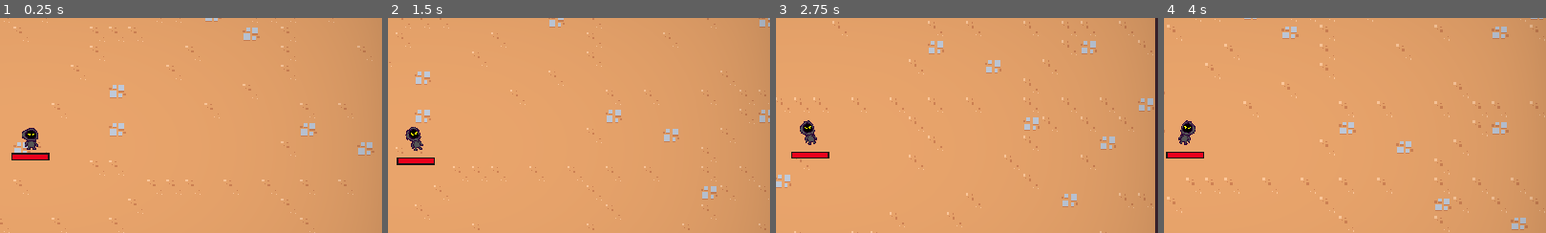
Above: before the commit, frames 1-4 (left to right).
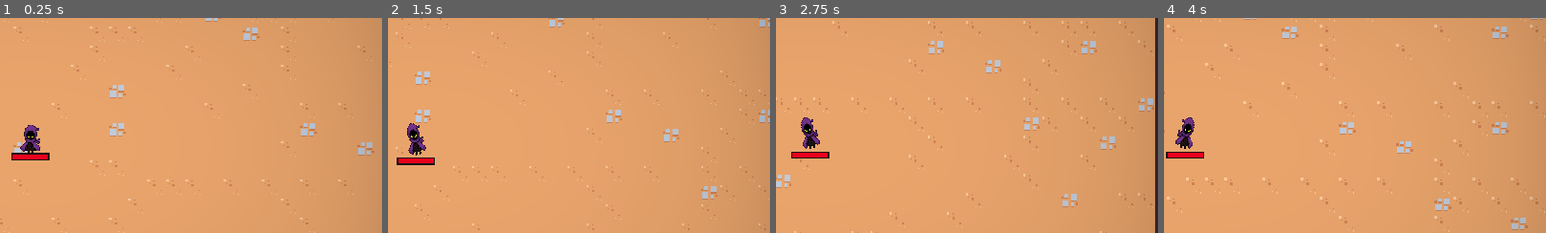
Above: after the commit, the same moments.

Repository: RyanLeB/Shrouded
Game: Godot game, scene res://Scenes/Main/main.tscn
The game is run twice, just before and just after one commit, with the same random seed, the same clock (stepped at 60 frames per second) and the same inputs.
Inputs (mouse positions are % of the whole screen's width and height, from its top left):
- Up to frame 1 (0.25 s): no input
- Up to frame 2 (1.5 s): move the mouse to (72, 45) at 0.52 s; press the mouse at (72, 45) at 0.53 s; hold D (move_right) 0.53-1.28 s; move the mouse to (30, 55) at 1.27 s; release the mouse at (30, 55) at 1.28 s; hold S (move_down) from 1.28 s (still down); click (30, 55) at 1.35 s
- Up to frame 3 (2.75 s): move the mouse to (60, 28) at 2.02 s; release S (move_down) at 2.03 s; press the mouse at (60, 28) at 2.03 s; hold D (move_right) from 2.03 s (still down)
- Up to frame 4 (4 s): move the mouse to (45, 70) at 2.77 s; release D (move_right) at 2.78 s; release the mouse at (45, 70) at 2.78 s; hold W (move_up) 2.78-3.53 s; click (45, 70) at 2.85 s; move the mouse to (80, 65) at 3.52 s; press the mouse at (80, 65) at 3.53 s; hold A (move_left) from 3.53 s (still down)
The pictures show only the part of the screen within x 46-96%, y 20-70%; the shares and areas given below are measured in that part.

The runs differ from the first frame. In frame 1, 0.4% of the frame differs, in the area x 5-11%, y 49-63%; in frame 2, 0.4%; in frame 3, 0.4%; in frame 4, 0.4%.

Commit message:
testing sprites in engine

Diff:
--- a/Scenes/game_object/Player/player.tscn
+++ b/Scenes/game_object/Player/player.tscn
@@ -4,7 +4,7 @@
 [ext_resource type="PackedScene" uid="uid://daejyk1n81nqr" path="res://Scenes/component/health_component.tscn" id="2_12ktq"]
 [ext_resource type="PackedScene" uid="uid://d1vp7nohu6nbc" path="res://Scenes/component/velocity_component.tscn" id="2_rp1qu"]
 [ext_resource type="PackedScene" uid="uid://c5og622r3s70n" path="res://Scenes/Ability/sword_ability_controller/sword_ability_controller.tscn" id="2_tyonw"]
-[ext_resource type="Texture2D" uid="uid://ds6cclediub2j" path="res://Scenes/game_object/GreyHoodguy1.png" id="4_wn8e4"]
+[ext_resource type="Texture2D" uid="uid://bkxfufypjoxqd" path="res://Pixels resources/Characters/Character-40.png" id="5_bpft4"]
 
 [sub_resource type="Animation" id="Animation_vm5y7"]
 length = 0.001
@@ -162,7 +162,7 @@
 [node name="Sprite2D" type="Sprite2D" parent="Visuals"]
 position = Vector2(0, -3)
 scale = Vector2(0.6, 0.6)
-texture = ExtResource("4_wn8e4")
+texture = ExtResource("5_bpft4")
 offset = Vector2(0, -8)
 
 [node name="CollisionArea2D" type="Area2D" parent="."]
@@ -171,8 +171,9 @@
 collision_mask = 8
 
 [node name="CollisionShape2D" type="CollisionShape2D" parent="CollisionArea2D"]
+position = Vector2(0, 3)
 shape = SubResource("CircleShape2D_b4b6b")
 
 [node name="CollisionShape2D" type="CollisionShape2D" parent="."]
-position = Vector2(0, -5)
+position = Vector2(0, -2)
 shape = SubResource("CircleShape2D_hirrf")
Not shown, added: Pixels resources/Characters/Character-32.png.import
Not shown, added: Pixels resources/Characters/Character-40.png.import
